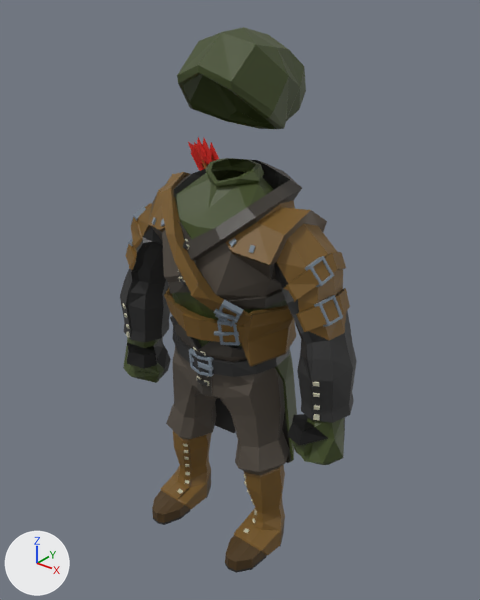
A saved change to the COLLADA model Models/Blend/Chestplate/LegendaryNobleArcherChestplate.dae.
The view is the same before and after, from a 50 mm camera at (6.56, -7.84, 9.71) aimed at (0.02, 0.34, 4.64). Arrows for +X, +Y and +Z are at lower left; the lights stay in place. Where no turn or scale is listed for an object, it has been applied to the vertices. Vertices at the same position are counted once.

In view in the first picture: 'ARMOR_NobleArcher_05tri_noble_archer_002', 'Boots', 'Chest', 'Hat', 'Pants'.
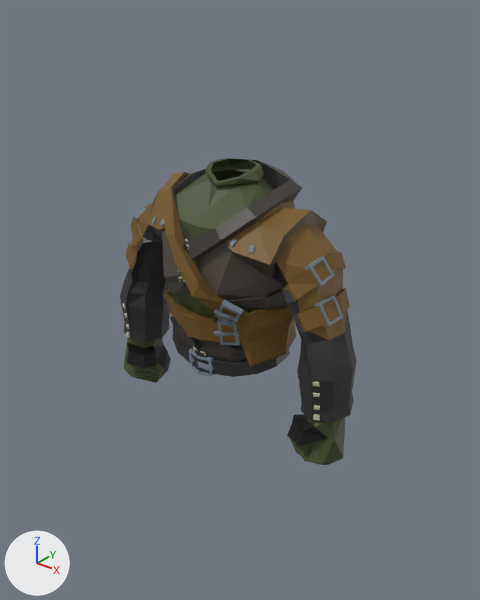
Commit message: fix archer models

What changed in the scene script:
```text
Change me_untitled:
    used by ob_chest; location = (0.0, 0.0, 0.0)
    remove me_untitled.from_pydata(...)  # 1485 vertices, 2711 faces; spans x -2.5..2.5, y -1.17..1.06, z 1.4..7.06
    add me_untitled.from_pydata(...)  # 1431 vertices, 2603 faces; spans x -2.5..2.5, y -1.17..1.06, z 2.44..7.06
    me_untitled part 1
    61 vertices are removed from x -1.44..1.44, y 0.09..0.93, z 1.4..3.83
    124 faces are deleted
    7 vertices are added at x -0.95..0.94, y 0.47..0.86, z 3.78..3.84
    16 new faces join them
Remove ob_armor_noblearcher_05tri_noble_archer_002:
    ob_armor_noblearcher_05tri_noble_archer_002 = bpy.data.objects.new('ARMOR_NobleArcher_05tri_noble_archer_002', me_untitled_004)
    ob_armor_noblearcher_05tri_noble_archer_002.location = (0.0, 0.0, 0.0)
Remove ob_pants:
    ob_pants = bpy.data.objects.new('Pants', me_untitled_006)
    ob_pants.location = (0.0, 0.0, 0.0)
Remove ob_hat:
    ob_hat = bpy.data.objects.new('Hat', me_untitled_002)
    ob_hat.location = (0.0, 0.0, 0.0)
Remove ob_boots:
    ob_boots = bpy.data.objects.new('Boots', me_untitled_005)
    ob_boots.location = (0.0, 0.0, 0.0)
```

Changed parts and their boxes (x1, y1, x2, y2) in the pictures (480 x 600 px):
'Hat', deleted
    before: (177, 27, 306, 129)
'Pants', deleted
    before: (166, 346, 290, 475)
'Boots', deleted
    before: (152, 431, 285, 573)
'ARMOR_NobleArcher_05tri_noble_archer_002', deleted
    before: (188, 137, 219, 171)
    faces in mat_feather: (188, 137, 219, 171)
part 1 of me_untitled, cut back
    before: (215, 348, 297, 463)
